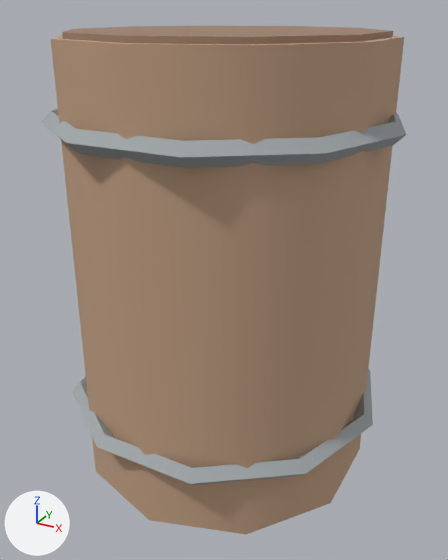
A saved change to the glTF model assets/models/env/barrel.glb.
Camera for both pictures: a 50 mm camera at (0.593, -1.085, 0.948) aimed at (0.006, -0.017, 0.414). Lighting does not change. The marker at lower left points along +X, +Y and +Z. The older version comes first. Objects named as collision shapes, trigger or cutter boxes, shadow casters or lower levels of detail are left out. Vertices at exactly the same position are counted once.

Names of what the first picture shows: 'Barrel'.
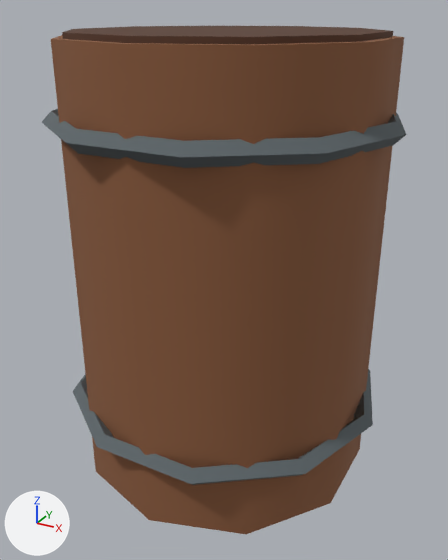
Location of each change, [x1, y1, x2, y2] in pixels of the pictures (448 x 560 px):
```json
{"part": 1, "of": "me_barrel", "change": "recoloured", "before": [42, 109, 407, 485], "after": [42, 109, 407, 485]}
{"part": 2, "of": "me_barrel", "change": "recoloured", "before": [51, 35, 404, 534], "after": [51, 35, 404, 534], "on screen": "beige to brown"}
{"part": 3, "of": "me_barrel", "change": "recoloured", "before": [62, 26, 393, 44], "after": [62, 26, 393, 44], "on screen": "darker"}
```

Edits to the scene script, one JSON object a line:
```json
{"block": "me_barrel", "where": "me_barrel.from_pydata(...)  # 120 vertices, 232 faces; spans x -0.35..0.35, y -0.333..0.333, z 0.0..0.91"}
{"block": "me_barrel", "where": "# used by ob_barrel; location = (0.0, 0.0, 0.0)"}
{"block": "me_barrel", "change": "me_barrel part 1: 160 faces centred in x -0.321..0.321, y -0.327..0.327, z 0.137..0.763 are repainted in the vertex colours; the middle colour goes from grey #a3aaad to dark grey #5d666a"}
{"block": "me_barrel", "change": "me_barrel part 2: 36 faces centred in x -0.304..0.304, y -0.3..0.3, z 0.0..0.9 are repainted in the vertex colours; the middle colour goes from beige #c2a084 to brown #8a5a3b"}
{"block": "me_barrel", "change": "me_barrel part 3: 36 faces centred in x -0.285..0.285, y -0.281..0.281, z 0.89..0.91 are repainted in the vertex colours; the middle colour goes from brown #9e816d to brown #573827"}
```
